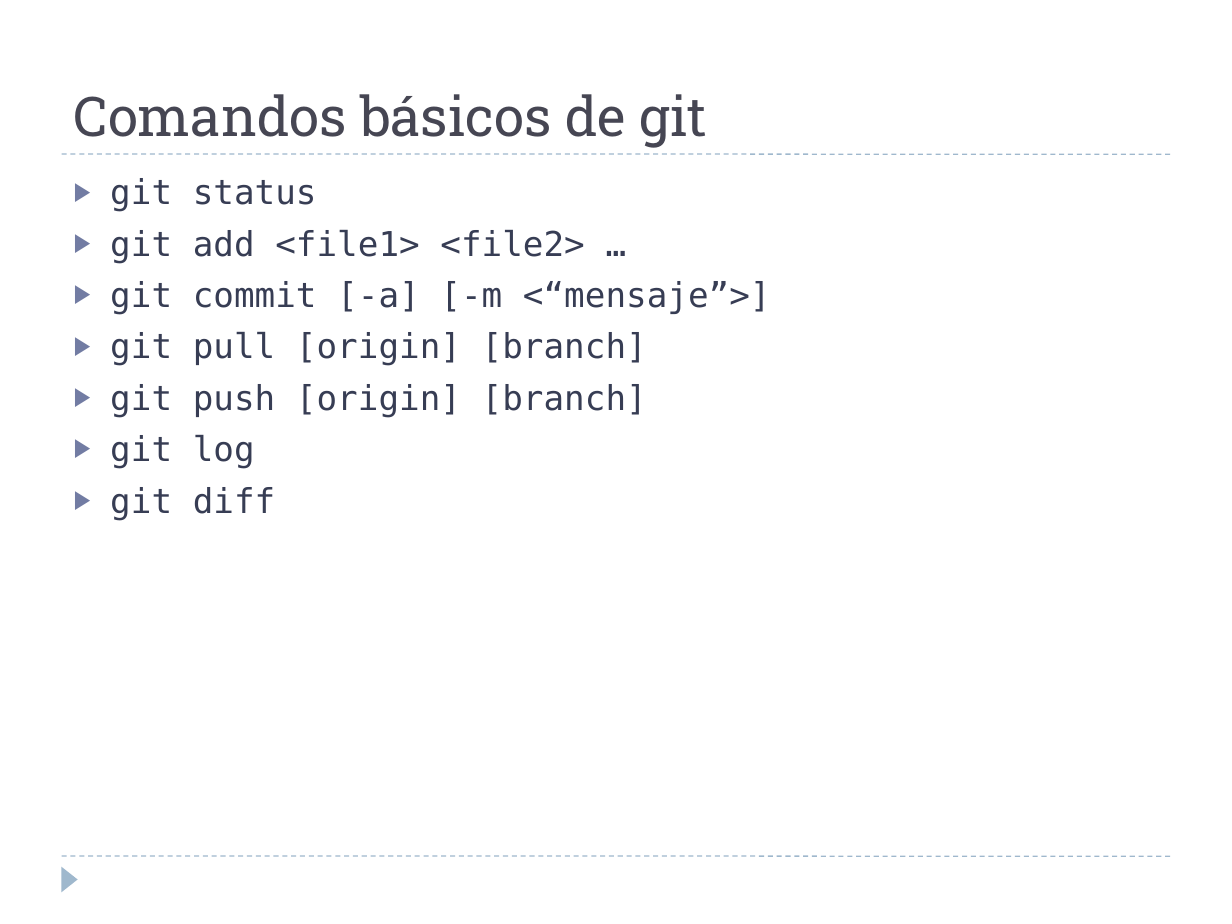
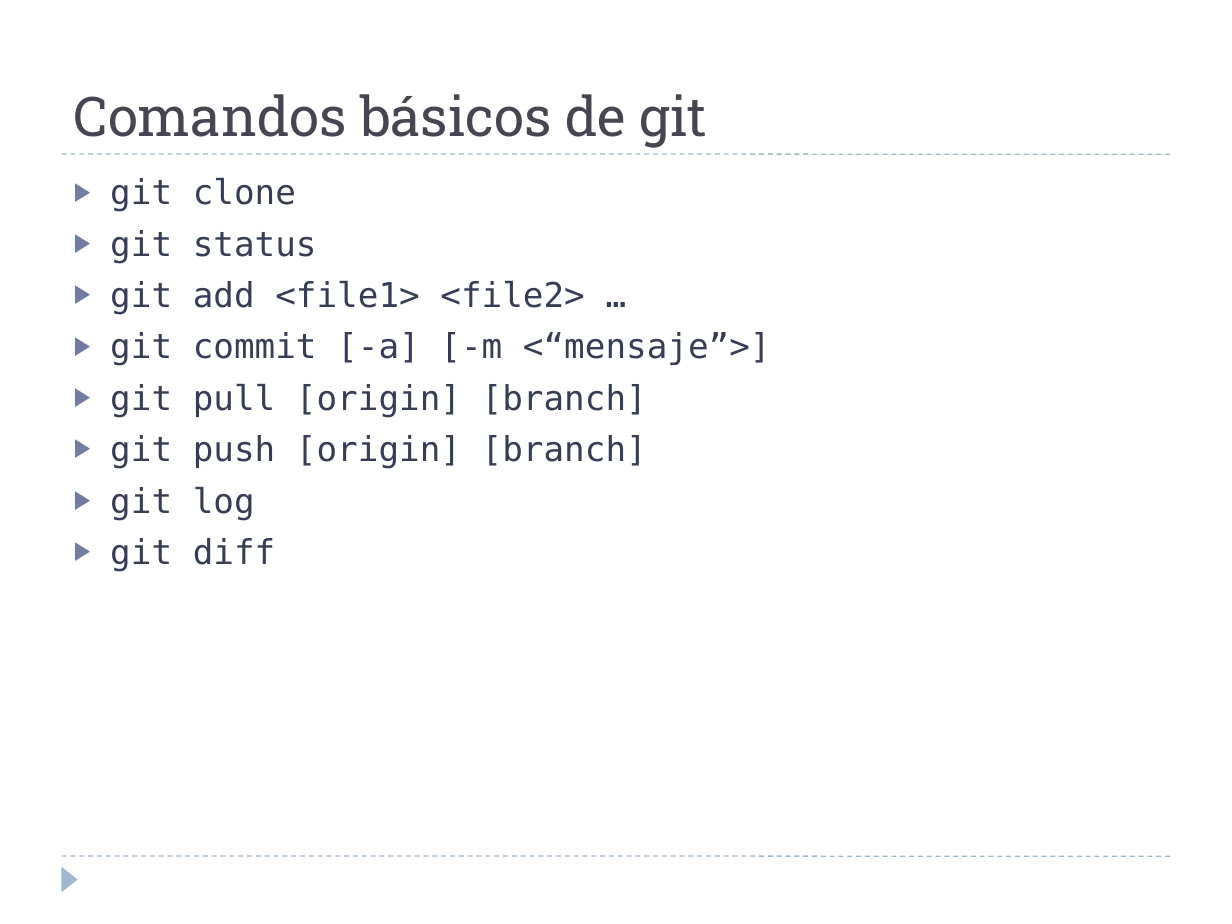
Before and after one commit to martina-if/curso_git, a slide deck: slide 16 of GIT.ppt. Drawn at 1232x924 pixels with LibreOffice and Linux fonts; fonts in the diff are those of the drawing. Boxes give left, top, right and bottom in pixels: in the first picture for what was removed or moved away, otherwise in the second. Text is boxed around its words. In the diff, an @@ line names an element or a change of style, - is before the commit and + after.

```diff
--- a/GIT.ppt
+++ b/GIT.ppt
@@ text at [110, 177, 296, 212]: paragraph added @@
+▶ git clone
```
Also in this commit, not shown: 4 other slides changed, 3 slides added, 3 slides removed.
